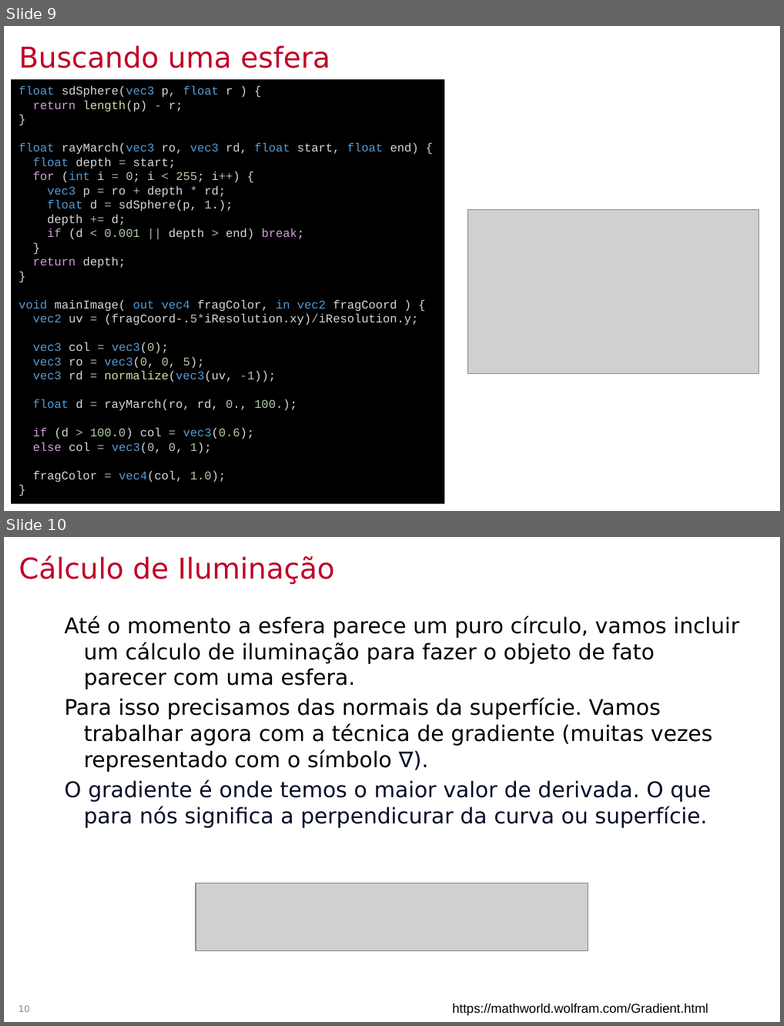
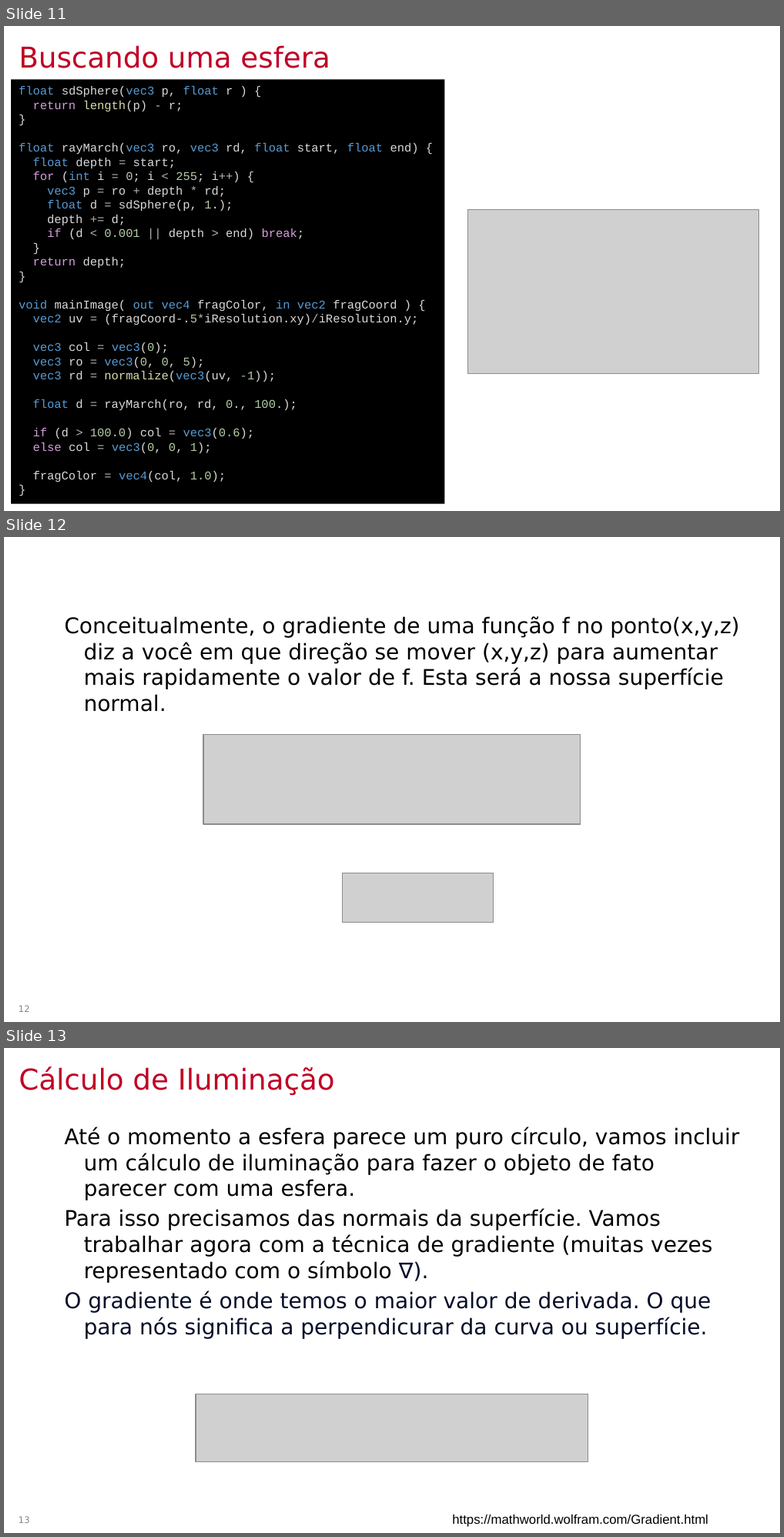
Before and after one commit to lpsoares/ComputacaoGrafica, a slide deck: content/aulas/23-ray_marching/aula23_ray_marching.pptx. Shown one above the other, each under a label of ours: slides 9 and 10 before the commit, slides 11, 12 and 13 after it. The pictures are 784x1026 and 784x1537 pixels, drawn with LibreOffice and Linux fonts; fonts in the diff are those of the drawing; grey boxes stand for pictures; background and template pictures are left out. Boxes give left, top, right and bottom in pixels: in the first picture for what was removed or moved away, otherwise in the second. Text is boxed around its words. In the diff, an @@ line names an element or a change of style, - is before the commit and + after.

```diff
--- a/content/aulas/23-ray_marching/aula23_ray_marching.pptx
+++ b/content/aulas/23-ray_marching/aula23_ray_marching.pptx
@@ slide 12 added at bbox=[4, 537, 780, 1022], background #FFFFFF @@
@@ text added at bbox=[64, 616, 739, 712], 20 pt, text #000000 @@
+Conceitualmente, o gradiente de uma função f no ponto(x,y,z) diz a você em que direção se mover (x,y,z) para aumentar mais rapidamente o valor de f. Esta será a nossa superfície normal.
@@ picture added at bbox=[203, 735, 581, 824] @@
@@ picture added at bbox=[342, 873, 493, 923] @@
@@ page number added at bbox=[19, 1005, 30, 1012], 8.3 pt, text #888888 @@
+12
@@ what was slide 9 is now slide 11 @@
@@ what was slide 10 is now slide 13 @@
@@ page number at bbox=[19, 1516, 30, 1523]: text changed @@
-10
+13
```
Also in this commit, not shown: 1 slide changed, 9 other slides added, 4 other files.
